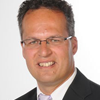
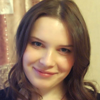
Two versions of the same layered image (100×100). Layer-by-layer changes:
added layer "Layer 10" above "Layer 9" over [0, 0, 100, 100]
